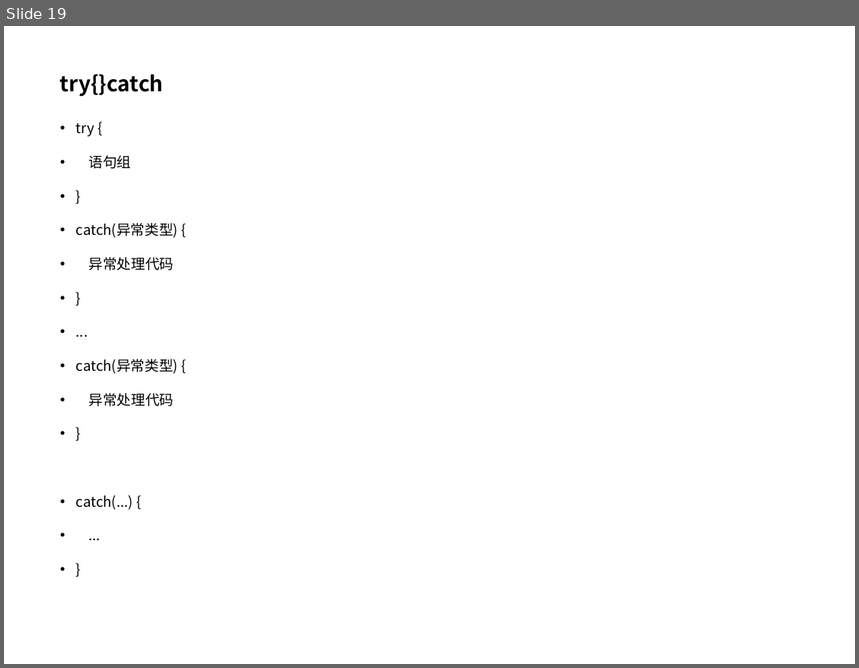
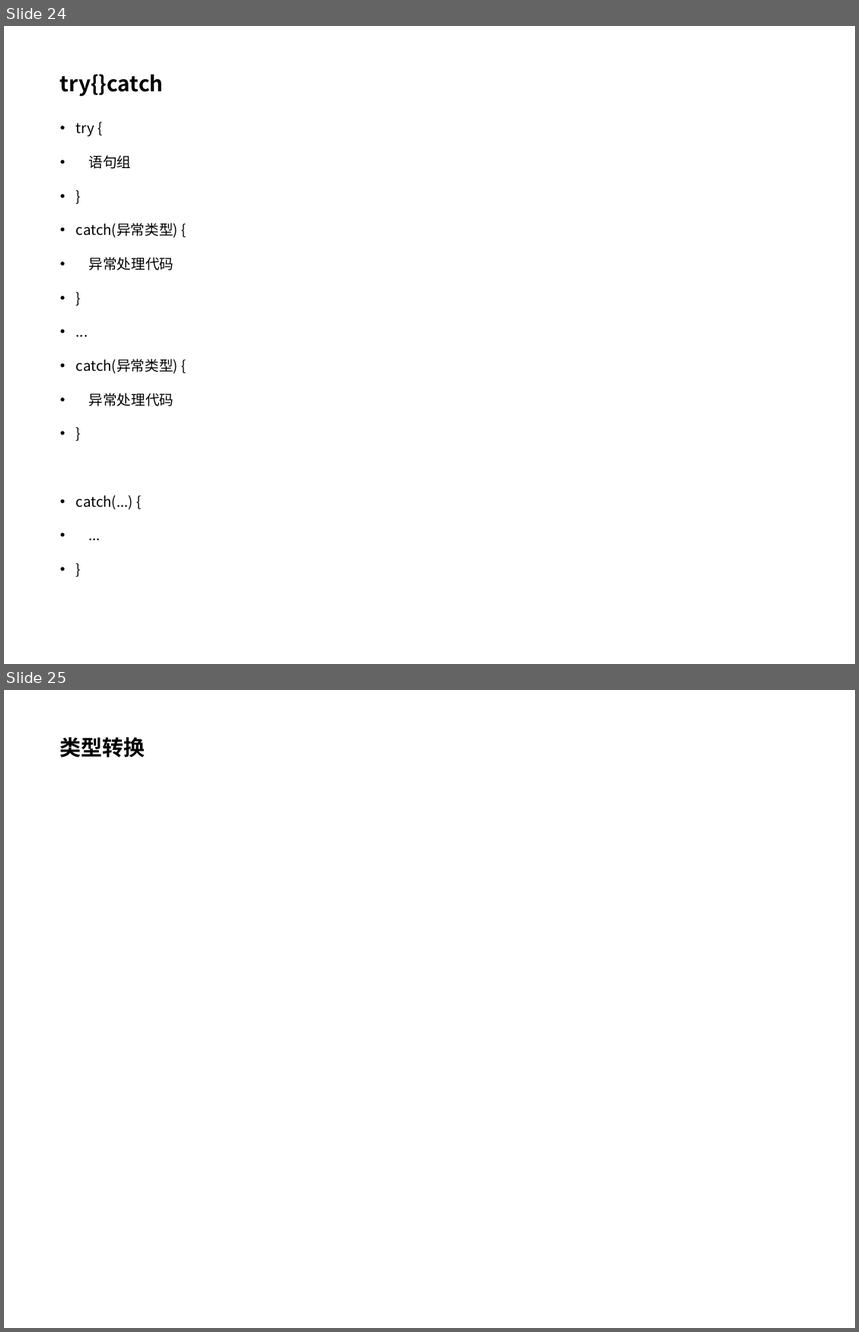
Before and after one commit to pointer1618/projects, a slide deck: lan7/c++11特性.ppt. Shown one above the other, each under a label of ours: slide 19 before the commit, slides 24 and 25 after it. The pictures are 859x668 and 859x1332 pixels, drawn with LibreOffice and Linux fonts; fonts in the diff are those of the drawing; background and template pictures are left out. Boxes give left, top, right and bottom in pixels: in the first picture for what was removed or moved away, otherwise in the second. Text is boxed around its words. In the diff, an @@ line names an element or a change of style, - is before the commit and + after.

```diff
--- a/lan7/c++11特性.ppt
+++ b/lan7/c++11特性.ppt
@@ slide 25 added at box(4, 690, 855, 1328), background #FFFFFF @@
@@ title added at box(60, 737, 145, 758), 18 pt, text #000000, bold @@
+类型转换
@@ what was slide 19 is now slide 24 @@
```
Also in this commit, not shown: 1 slide changed, 6 other slides added, 1 slide removed.
